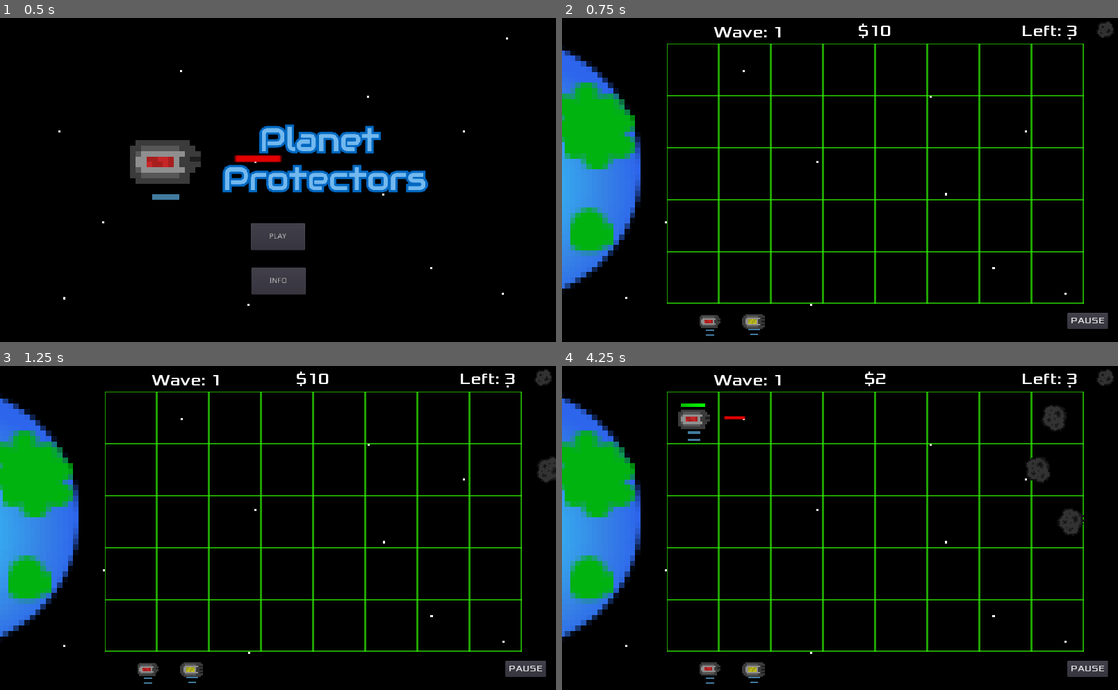
Above: before the commit, frames 1-4 (two rows, left to right).
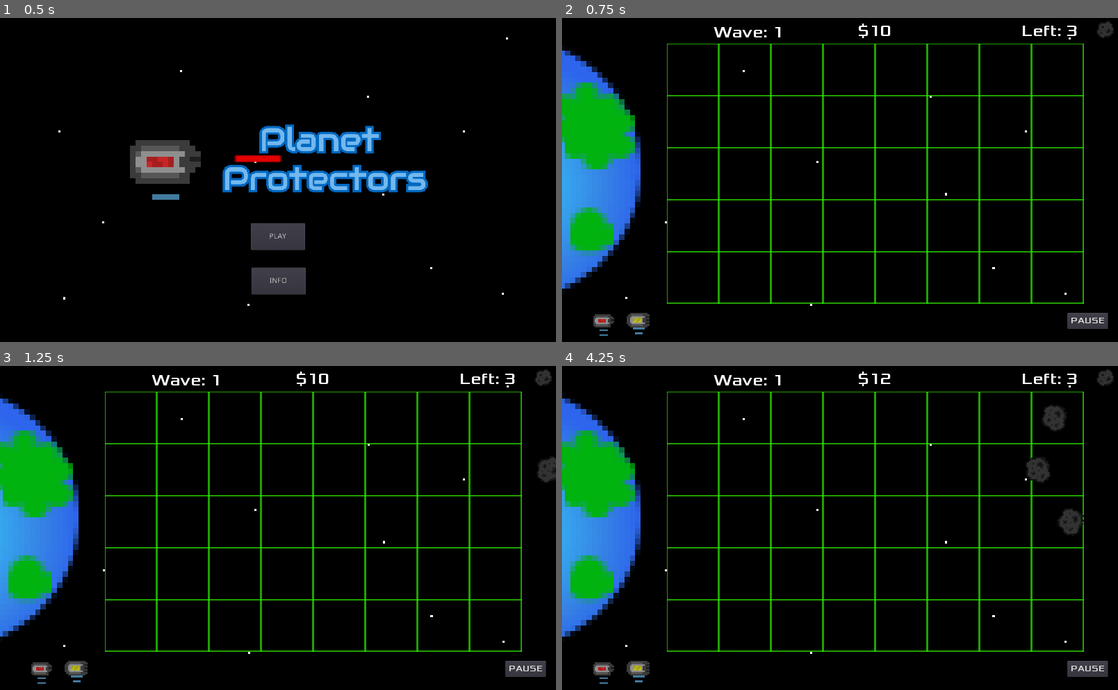
Above: after the commit, the same moments.

Repository: EthanMHolland/PlanetProtectors
Game: Godot game, scene res://src/TitleScreen.tscn
The game is run twice, just before and just after one commit, with the same random seed, the same clock (stepped at 60 frames per second) and the same inputs.
Inputs (mouse positions are in pixels of both pictures, inside the frame that each line leads up to):
- Up to frame 1 (0.5 s): no input
- Up to frame 2 (0.75 s): click "PLAY" at 0.5 s
- Up to frame 3 (1.25 s): no input
- Up to frame 4 (4.25 s): click "PAUSE" at 1.25 s; click "RESUME" at 2 s; drag from (695, 417) to (712, 673) at 2.77 s; drag from (712, 673) to (695, 417) at 3.52 s

Frame 1 is identical in both runs. In frame 2, 0.7% of the frame differs, in the area x 5-37%, y 91-99%; in frame 3, 0.7%; in frame 4, 1.2%, in the area x 5-60%, y 1-99%.

Commit message:
Move Drag and Drop pieces to benefit mobile users

Diff:
--- a/project/src/ShotgunTower.tscn
+++ b/project/src/ShotgunTower.tscn
@@ -131,7 +131,6 @@
 position = Vector2( 0, 1.45255 )
 frames = SubResource( 1 )
 animation = "battery5"
-frame = 2
 playing = true
 
 [node name="CollisionShape2D" type="CollisionShape2D" parent="."]
--- a/project/src/TowerManager.gd
+++ b/project/src/TowerManager.gd
@@ -35,7 +35,7 @@
 		if (_dragging_laser_tower_last == true):
 			_dragging_laser_tower = false
 			_dragging_laser_tower_last = _dragging_laser_tower
-			$CanvasLayer/LaserTower/Sprite.position = Vector2(271, 563)
+			$CanvasLayer/LaserTower/Sprite.position = Vector2(75, 563)
 			emit_signal("place_laser_tower")
 
 func _on_LaserTower_mouse_entered():
@@ -56,7 +56,7 @@
 		if (_dragging_shotgun_tower_last == true):
 			_dragging_shotgun_tower = false
 			_dragging_shotgun_tower_last = _dragging_shotgun_tower
-			$CanvasLayer/ShotgunTower/AnimatedSprite.position = Vector2(352, 563)
+			$CanvasLayer/ShotgunTower/AnimatedSprite.position = Vector2(140, 563)
 			emit_signal("place_shotgun_tower")
 
 
--- a/project/src/TowerManager.tscn
+++ b/project/src/TowerManager.tscn
@@ -4,50 +4,50 @@
 [ext_resource path="res://src/TowerManager.gd" type="Script" id=2]
 [ext_resource path="res://assets/towers/shotgun_tower/shotgun_tower_5.png" type="Texture" id=3]
 
-[sub_resource type="AtlasTexture" id=4]
+[sub_resource type="AtlasTexture" id=1]
 atlas = ExtResource( 1 )
 region = Rect2( 0, 0, 16, 16 )
 
-[sub_resource type="AtlasTexture" id=5]
+[sub_resource type="AtlasTexture" id=2]
 atlas = ExtResource( 1 )
 region = Rect2( 16, 0, 16, 16 )
 
-[sub_resource type="AtlasTexture" id=6]
+[sub_resource type="AtlasTexture" id=3]
 atlas = ExtResource( 1 )
 region = Rect2( 0, 16, 16, 16 )
 
-[sub_resource type="SpriteFrames" id=2]
+[sub_resource type="SpriteFrames" id=4]
 animations = [ {
-"frames": [ SubResource( 4 ), SubResource( 5 ), SubResource( 6 ) ],
+"frames": [ SubResource( 1 ), SubResource( 2 ), SubResource( 3 ) ],
 "loop": true,
 "name": "default",
 "speed": 2.0
 } ]
 
-[sub_resource type="RectangleShape2D" id=3]
+[sub_resource type="RectangleShape2D" id=5]
 extents = Vector2( 8.04667, 8.19538 )
+
+[sub_resource type="AtlasTexture" id=6]
+atlas = ExtResource( 3 )
+region = Rect2( 0, 0, 16, 16 )
 
 [sub_resource type="AtlasTexture" id=7]
 atlas = ExtResource( 3 )
-region = Rect2( 0, 0, 16, 16 )
+region = Rect2( 16, 0, 16, 16 )
 
 [sub_resource type="AtlasTexture" id=8]
 atlas = ExtResource( 3 )
-region = Rect2( 16, 0, 16, 16 )
-
-[sub_resource type="AtlasTexture" id=9]
-atlas = ExtResource( 3 )
 region = Rect2( 0, 16, 16, 16 )
 
-[sub_resource type="SpriteFrames" id=10]
+[sub_resource type="SpriteFrames" id=9]
 animations = [ {
-"frames": [ SubResource( 7 ), SubResource( 8 ), SubResource( 9 ) ],
+"frames": [ SubResource( 6 ), SubResource( 7 ), SubResource( 8 ) ],
 "loop": true,
 "name": "default",
 "speed": 2.0
 } ]
 
-[sub_resource type="RectangleShape2D" id=11]
+[sub_resource type="RectangleShape2D" id=10]
 extents = Vector2( 23.8953, 24.5054 )
 
 [node name="TowerManager" type="Node2D"]
@@ -58,25 +58,25 @@
 [node name="LaserTower" type="Area2D" parent="CanvasLayer"]
 
 [node name="Sprite" type="AnimatedSprite" parent="CanvasLayer/LaserTower"]
-position = Vector2( 271.139, 563.65 )
+position = Vector2( 75, 563 )
 scale = Vector2( 3, 3 )
-frames = SubResource( 2 )
+frames = SubResource( 4 )
 
 [node name="CollisionShape2D" type="CollisionShape2D" parent="CanvasLayer/LaserTower"]
-position = Vector2( 271.955, 566.423 )
+position = Vector2( 75, 563 )
 scale = Vector2( 3, 3 )
-shape = SubResource( 3 )
+shape = SubResource( 5 )
 
 [node name="ShotgunTower" type="Area2D" parent="CanvasLayer"]
 
 [node name="AnimatedSprite" type="AnimatedSprite" parent="CanvasLayer/ShotgunTower"]
-position = Vector2( 352.488, 565.467 )
+position = Vector2( 140, 563 )
 scale = Vector2( 3, 3 )
-frames = SubResource( 10 )
+frames = SubResource( 9 )
 
 [node name="CollisionShape2D" type="CollisionShape2D" parent="CanvasLayer/ShotgunTower"]
-position = Vector2( 353.114, 566.076 )
-shape = SubResource( 11 )
+position = Vector2( 140, 563 )
+shape = SubResource( 10 )
 [connection signal="mouse_entered" from="CanvasLayer/LaserTower" to="." method="_on_LaserTower_mouse_entered"]
 [connection signal="mouse_exited" from="CanvasLayer/LaserTower" to="." method="_on_LaserTower_mouse_exited"]
 [connection signal="mouse_entered" from="CanvasLayer/ShotgunTower" to="." method="_on_ShotgunTower_mouse_entered"]
